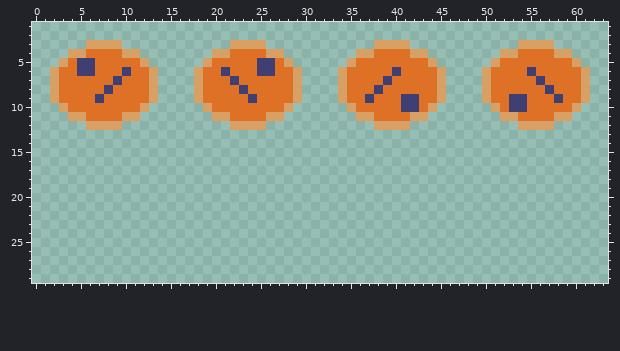
Two versions of one pixel-art file, Assets/barrel.aseprite. Above: the version before the commit.
80x32 pixels, 1 frame. Shown: x 0..63, y 1..29.
Once edited:
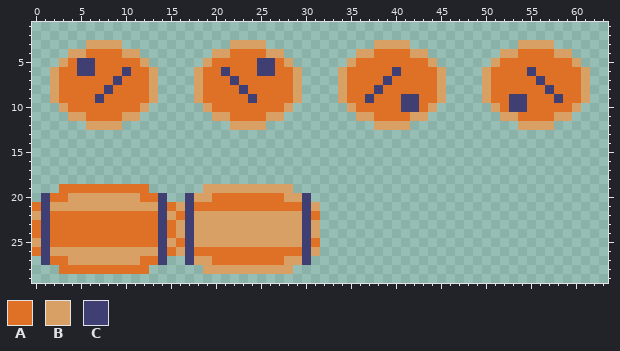
Palette (. is transparent): A #df7126  B #d9a066  C #3f3f74
From the commit log: Ladder map completed.
The edit:
Colour A now appears in row 19 at x 3 to 12; in row 20 at x 2 to 3, 12 to 13 and 20 to 27; in row 21 at x 0, 15 and 18 to 29; in row 22 at x 2 to 13, 16 and 31; in rows 23 to 24 at x 0, 2 to 13 and 15; in row 25 at x 2 to 13, 16 and 31.
Colour A now appears in row 26 at x 0, 15 and 18 to 29; in row 27 at x 2 to 3, 12 to 13 and 20 to 27; in row 28 at x 3 to 12.
Colour B now appears in row 19 at x 19 to 28; in row 20 at x 4 to 11, 18 to 19 and 28 to 29; in row 21 at x 2 to 13, 16 and 31; in row 22 at x 0, 15 and 18 to 29; in rows 23 to 24 at x 16, 18 to 29 and 31; in row 25 at x 0, 15 and 18 to 29.
Colour B now appears in row 26 at x 2 to 13, 16 and 31; in row 27 at x 4 to 11, 18 to 19 and 28 to 29; in row 28 at x 19 to 28.
Colour C now appears in rows 20 to 27 at x 1, 14, 17 and 30.
Changed places in both pictures, as pixel boxes (x1, y1, x2, y2):
added: (32, 184, 320, 274)
